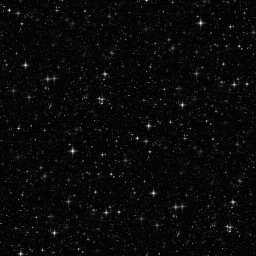
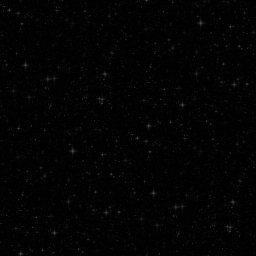
Before/after of a 256px x 256px layered artwork. What changed in the layer stack:
painted on "Pasted Layer #1" over bbox(0, 0, 256, 256)
